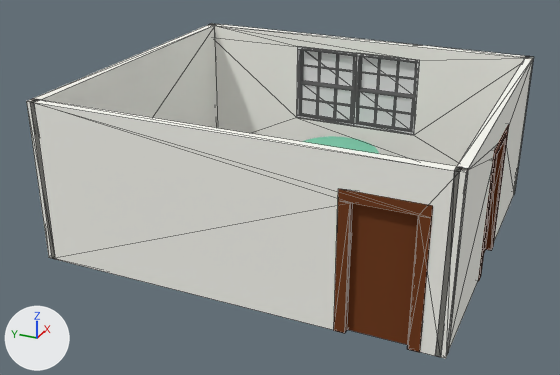
An edit to the FBX model 494/Final-Game/Assets/Models/Exports/BedroomScene.FBX, drawn before and after from the same camera.
Both versions are drawn from a 50 mm lens placed at (-10.41, -4.31, 5.76), pointed at (-0.37, 0.21, 0.74). The axes (+X, +Y, +Z) are drawn at lower left. The lights are the same throughout. Mesh edges are drawn as thin lines on the coarser meshes. Where no turn or scale is listed for an object, it has been applied to the vertices. Vertices at the same position are counted once.

Objects in the first picture: 'BedroomDoor', 'BedroomDoorFrame', 'BedroomWalls', 'ClosetDoor', 'ClosetDoorFrame', 'PlayTable', 'WindowLeft', 'WindowRight'.
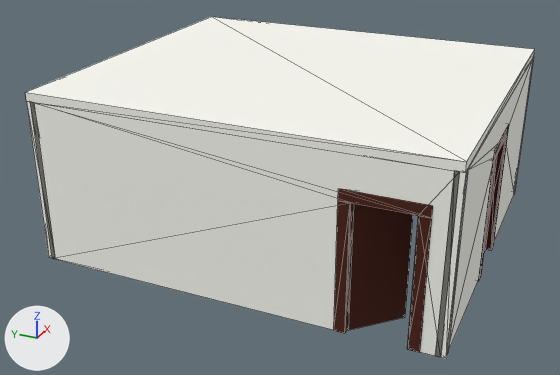
Where the newer file only moved an object's origin or applied its transform, the numbers keep the older frame.

The change, as a diff of the scene's bpy script:
```diff
--- a/494/Final-Game/Assets/Models/Exports/BedroomScene.FBX.py
+++ b/494/Final-Game/Assets/Models/Exports/BedroomScene.FBX.py
@@ mat_02___default @@
 mat_02___default = principled_material('02 - Default')
-mat_02___default.base_color = (0.165, 0.0353, 0.0)  # brown #713500
+mat_02___default.base_color = (0.0706, 0.00784, 0.0)  # brown #4b1600
 mat_02___default.roughness = 0.859
@@ me_mesh_008 @@
 me_mesh_008.from_pydata(...)  # 8 vertices, 6 faces; spans x -0.02..0.02, y 0.0..0.81, z 0.0..1.83
 # used by ob_bedroomdoor; location = (-2.5, -2.51, 0.0)
+# me_mesh_008 part 1: the whole mesh is turned 45 degrees about the z axis through its middle, then moved by (0.28, 0.12, 0.0)
 me_mesh_008.materials.append(mat_02___default)
@@ me_mesh_012 @@
+me_mesh_012.from_pydata(...)  # a box spanning x -2.6..2.6, y -2.98..2.99, z 0.0..0.13
+me_mesh_012.materials.append(mat_01___default)  # white #fdfdf6
@@ ob_ceiling @@
+ob_ceiling = bpy.data.objects.new('Ceiling', me_mesh_012)
+ob_ceiling.location = (0.0, 0.0, 2.44)
```

Pixel boxes (x1, y1, x2, y2) of what changed, in the pictures (560 x 375 px):
'Ceiling', added
    after: (25, 17, 535, 173)
'BedroomDoor', recoloured, mesh turned
    before: (347, 204, 418, 345)
    after: (348, 204, 413, 330)
'BedroomDoorFrame', recoloured
    both: (334, 189, 433, 353)
'ClosetDoorFrame', recoloured
    both: (478, 130, 508, 278)
'ClosetDoor', recoloured
    both: (484, 154, 498, 252)
'WindowRight', unchanged, covered by the edit
    before: (353, 53, 420, 135)
'WindowLeft', unchanged, covered by the edit
    before: (297, 47, 357, 126)
